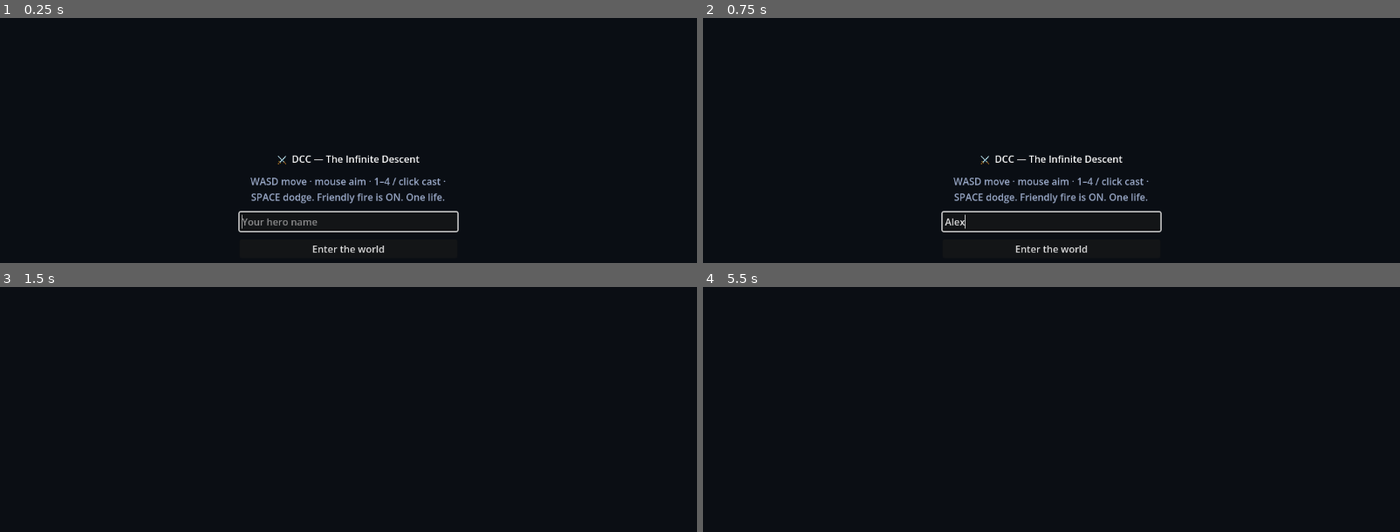
Above: before the commit, frames 1-4 (two rows, left to right).
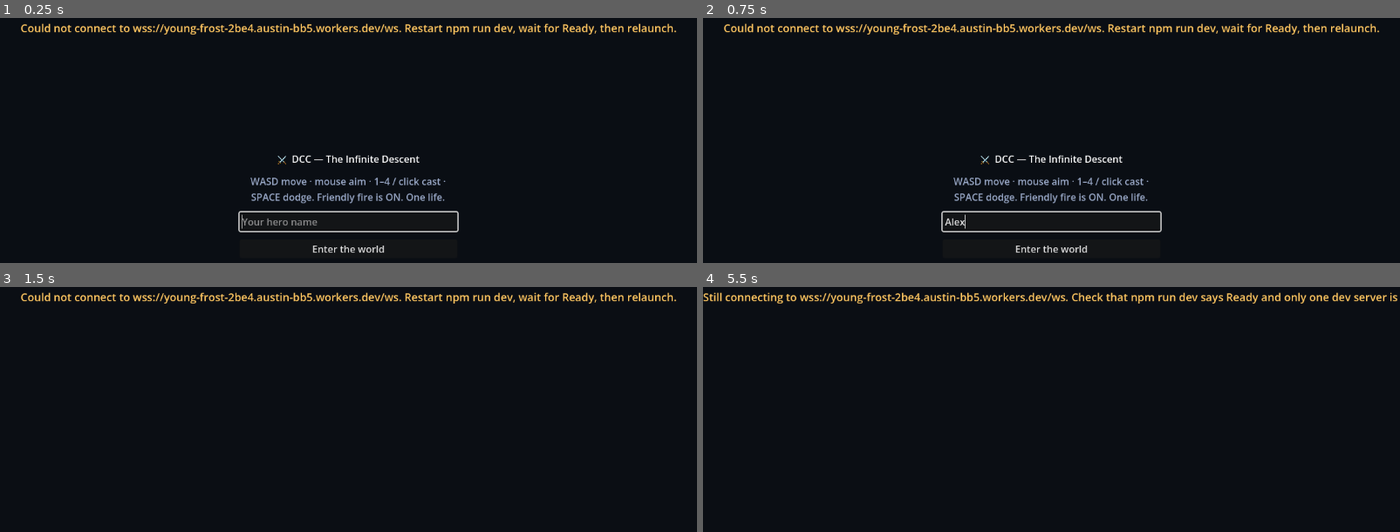
Above: after the commit, the same moments.

Repository: ToothpickFactory/dcc
Game: Godot game, scene res://scenes/Main.tscn
The game is run twice, just before and just after one commit, with the same random seed, the same clock (stepped at 60 frames per second) and the same inputs.
Inputs (mouse positions are in pixels of both pictures, inside the frame that each line leads up to):
- Up to frame 1 (0.25 s): no input
- Up to frame 2 (0.75 s): click (1051, 221) at 0.52 s; type "Alex" at 0.6 s
- Up to frame 3 (1.5 s): click "Enter the world" at 1.25 s
- Up to frame 4 (5.5 s): tap Enter at 2, 3.5, 5 s; move the mouse to (1204, 453) at 2.02 s; hold D (move_right) 2.03-2.75 s; tap 1 at 2.1 s; click (1204, 453) at 2.17 s; tap Space at 2.27, 2.75, 4.25, 5.27 s; drag from (912, 492) to (outside the picture) at 2.77 s; move the mouse to (1121, 387) at 3.52 s; hold D (move_right) 3.53-4.25 s; tap 3 at 3.6 s; drag from (outside the picture) to (842, 414) at 4.27 s; move the mouse to (outside the picture) at 5.02 s; hold A (move_left) from 5.03 s (still down); tap 5 at 5.1 s

The runs differ from the first frame. In frame 1, 1.7% of the frame differs, in the area x 3-97%, y 2-7%; in frame 2, 1.7%; in frame 3, 1.7%; in frame 4, 1.8%, in the area x 0-100%, y 2-7%.

Commit message:
No connect banner

Diff:
--- a/godot/scripts/Main.gd
+++ b/godot/scripts/Main.gd
@@ -81,6 +81,7 @@
 var _cam_zoom := 1.0
 var _cam_zoom_target := 1.0
 var _cam_dragging := false
+var _connect_banner: Label
 
 func _ready() -> void:
 	randomize()
@@ -272,17 +273,24 @@
 	_net.shop_received.connect(func(m): _inv.on_shop(m))
 	_net.events_received.connect(_on_events)
 	_net.loot_received.connect(_on_loot)
-	_net.welcomed.connect(func(you): print("[DCC] welcome you=", you))
+	_net.closed.connect(_on_net_closed)
+	_net.welcomed.connect(func(you):
+		print("[DCC] welcome you=", you)
+		_hide_connect_banner())
 
 	# Name screen before connecting (skipped headless / in diagnostic modes).
 	if _skip_login():
+		_show_connect_banner("Connecting to %s ..." % server_url)
 		_net.start(server_url, player_name)
+		_start_connect_watchdog()
 	else:
 		var login := Login.new()
 		add_child(login)
 		login.submitted.connect(func(n):
 			player_name = n
-			_net.start(server_url, n))
+			_show_connect_banner("Connecting to %s ..." % server_url)
+			_net.start(server_url, n)
+			_start_connect_watchdog())
 
 func _setup_scene_lighting() -> void:
 	_key_light = DirectionalLight3D.new()
@@ -388,6 +396,36 @@
 		if typeof(e) == TYPE_DICTIONARY and str(e.get("id", "")) == id:
 			return true
 	return false
+
+func _show_connect_banner(text: String) -> void:
+	if _connect_banner == null:
+		var layer := CanvasLayer.new()
+		layer.layer = 90
+		layer.name = "ConnectionStatus"
+		add_child(layer)
+		_connect_banner = Label.new()
+		_connect_banner.horizontal_alignment = HORIZONTAL_ALIGNMENT_CENTER
+		_connect_banner.vertical_alignment = VERTICAL_ALIGNMENT_CENTER
+		_connect_banner.add_theme_font_size_override("font_size", 18)
+		_connect_banner.add_theme_color_override("font_color", Color(1.0, 0.78, 0.38))
+		_connect_banner.set_anchors_and_offsets_preset(Control.PRESET_TOP_WIDE)
+		_connect_banner.position.y = 18
+		layer.add_child(_connect_banner)
+	_connect_banner.text = text
+	_connect_banner.visible = true
+
+func _hide_connect_banner() -> void:
+	if _connect_banner != null:
+		_connect_banner.visible = false
+
+func _start_connect_watchdog() -> void:
+	get_tree().create_timer(4.0).timeout.connect(func():
+		if _net != null and str(_net.you) == "":
+			_show_connect_banner("Still connecting to %s. Check that npm run dev says Ready and only one dev server is running." % server_url))
+
+func _on_net_closed() -> void:
+	if _net != null and str(_net.you) == "":
+		_show_connect_banner("Could not connect to %s. Restart npm run dev, wait for Ready, then relaunch." % server_url)
 
 func _current_weapon_loadout() -> Dictionary:
 	if _net == null:
Not shown, changed: godot/launch-dcc.ps1
